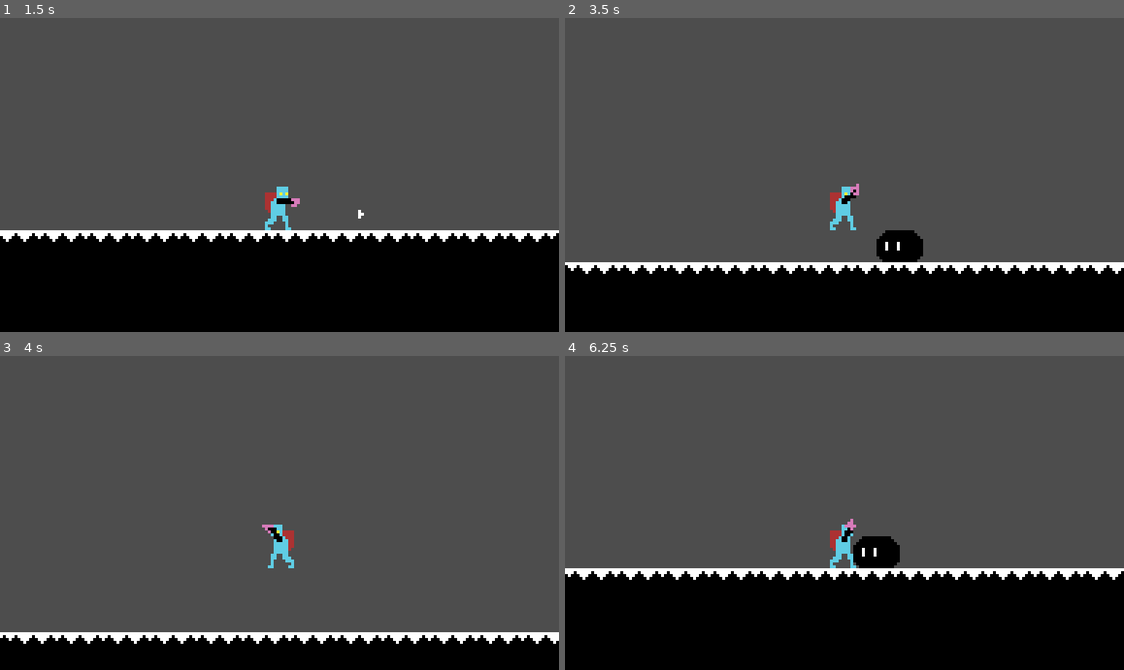
Above: before the commit, frames 1-4 (two rows, left to right).
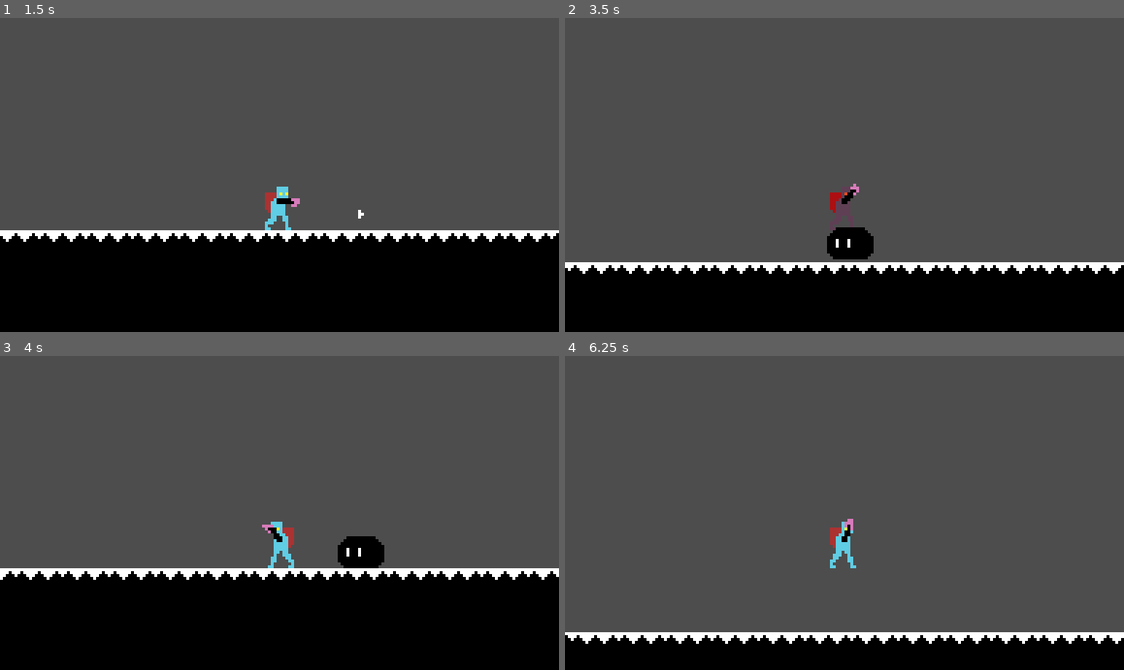
Above: after the commit, the same moments.

Repository: Bbubbee/Qman
Game: Godot game, scene res://scenes/main/main.tscn
The game is run twice, just before and just after one commit, with the same random seed, the same clock (stepped at 60 frames per second) and the same inputs.
Inputs (mouse positions are in pixels of both pictures, inside the frame that each line leads up to):
- Up to frame 1 (1.5 s): move the mouse to (251, 237) at 0.52 s; press the mouse at (251, 237) at 0.53 s; hold D (right) from 0.53 s (still down); tap Space (jump) at 0.77 s; move the mouse to (447, 222) at 1.27 s; release the mouse at (447, 222) at 1.28 s; click (447, 222) at 1.35 s
- Up to frame 2 (3.5 s): tap Space (jump) at 1.52, 3.02 s; move the mouse to (676, 127) at 2.02 s; release D (right) at 2.03 s; press the mouse at (676, 127) at 2.03 s; hold A (left) from 2.03 s (still down); move the mouse to (872, 175) at 2.77 s; release the mouse at (872, 175) at 2.78 s; click (872, 175) at 2.85 s
- Up to frame 3 (4 s): keep holding A (left); move the mouse to (195, 434) at 3.52 s; press the mouse at (195, 434) at 3.53 s; tap Space (jump) at 3.77 s
- Up to frame 4 (6.25 s): move the mouse to (967, 497) at 4.27 s; release A (left) at 4.28 s; release the mouse at (967, 497) at 4.28 s; hold D (right) from 4.28 s (still down); click (967, 497) at 4.35 s; tap Space (jump) at 4.52, 6.02 s; move the mouse to (732, 528) at 5.02 s; press the mouse at (732, 528) at 5.03 s; move the mouse to (900, 443) at 5.77 s; release the mouse at (900, 443) at 5.78 s; click (900, 443) at 5.85 s

Frame 1 is identical in both runs. In frame 2, 2.8% of the frame differs, in the area x 0-100%, y 52-82%; in frame 3, 23%; in frame 4, 23%, in the area x 0-100%, y 51-92%.

Commit message:
added components and damaged state

Diff:
--- /dev/null
+++ b/components/attack_component.gd
@@ -0,0 +1,5 @@
+extends Node2D
+class_name AttackComponent
+
+
+@export var damage: float = 1.0
--- /dev/null
+++ b/components/attack_component.tscn
@@ -0,0 +1,6 @@
+[gd_scene load_steps=2 format=3 uid="uid://y0nu0gji8rea"]
+
+[ext_resource type="Script" path="res://components/attack_component.gd" id="1_00ibc"]
+
+[node name="AttackComponent" type="Node2D"]
+script = ExtResource("1_00ibc")
--- /dev/null
+++ b/components/health_component.gd
@@ -0,0 +1,17 @@
+extends Node2D
+class_name HealthComponent
+
+@export var actor: Node2D
+@export var max_health: float = 5.0
+@onready var health: float = max_health
+
+
+func take_damage(attack: AttackComponent):
+	health -= attack.damage
+
+	if actor:
+		if "attack_incoming" in actor:
+			actor.attack_incoming = attack
+
+	if health <= 0:
+		actor.queue_free()
--- /dev/null
+++ b/components/health_component.tscn
@@ -0,0 +1,6 @@
+[gd_scene load_steps=2 format=3 uid="uid://dv0lxnync3vjn"]
+
+[ext_resource type="Script" path="res://components/health_component.gd" id="1_kla7n"]
+
+[node name="HealthComponent" type="Node2D"]
+script = ExtResource("1_kla7n")
--- a/components/hitbox_component.gd
+++ b/components/hitbox_component.gd
@@ -1,2 +1,10 @@
 extends Area2D
 class_name HitboxComponent
+
+@export var health_component: HealthComponent
+@export var attack_component: AttackComponent
+
+
+func damage(attack: AttackComponent):
+	if health_component:
+		health_component.take_damage(attack)
--- a/project.godot
+++ b/project.godot
@@ -58,6 +58,8 @@
 
 2d_physics/layer_1="world"
 2d_physics/layer_2="player"
+2d_physics/layer_3="enemies"
+2d_physics/layer_4="projectiles"
 
 [rendering]
 
--- a/scenes/enemies/dust_slime.gd
+++ b/scenes/enemies/dust_slime.gd
@@ -1,10 +1,10 @@
 extends CharacterBody2D
-
 
 const SPEED = 20
 const JUMP_VELOCITY = -400.0
 
 @onready var sprite_2d: Sprite2D = $Sprite2D
+@onready var attack_component: AttackComponent = $Components/AttackComponent
 
 # Get the gravity from the project settings to be synced with RigidBody nodes.
 var gravity: int = ProjectSettings.get_setting("physics/2d/default_gravity")
@@ -21,3 +21,8 @@
 
 
 	move_and_slide()
+
+
+func _on_hitbox_component_area_entered(area: Area2D) -> void:
+	if area is HitboxComponent:
+		area.damage(attack_component)
--- a/scenes/enemies/dust_slime.tscn
+++ b/scenes/enemies/dust_slime.tscn
@@ -1,12 +1,20 @@
-[gd_scene load_steps=4 format=3 uid="uid://d2cp54aqb1i3t"]
+[gd_scene load_steps=8 format=3 uid="uid://d2cp54aqb1i3t"]
 
 [ext_resource type="Texture2D" uid="uid://dw4sp6so76tde" path="res://assets/enemies/dust_slime/idle.png" id="1_5a0e7"]
 [ext_resource type="Script" path="res://scenes/enemies/dust_slime.gd" id="1_ph6e0"]
+[ext_resource type="PackedScene" uid="uid://dy1nyvrmak4dq" path="res://components/hitbox_component.tscn" id="3_qroqu"]
+[ext_resource type="PackedScene" uid="uid://dv0lxnync3vjn" path="res://components/health_component.tscn" id="4_5ttq6"]
+[ext_resource type="Script" path="res://components/attack_component.gd" id="5_up3yd"]
 
 [sub_resource type="CircleShape2D" id="CircleShape2D_cby8d"]
 radius = 7.0
 
+[sub_resource type="CapsuleShape2D" id="CapsuleShape2D_0f5wu"]
+radius = 7.0
+height = 14.0
+
 [node name="DustSlime" type="CharacterBody2D"]
+collision_layer = 0
 script = ExtResource("1_ph6e0")
 
 [node name="CollisionShape2D" type="CollisionShape2D" parent="."]
@@ -15,3 +23,24 @@
 
 [node name="Sprite2D" type="Sprite2D" parent="."]
 texture = ExtResource("1_5a0e7")
+
+[node name="Components" type="Node2D" parent="."]
+
+[node name="HitboxComponent" parent="Components" node_paths=PackedStringArray("health_component") instance=ExtResource("3_qroqu")]
+collision_layer = 4
+collision_mask = 3
+health_component = NodePath("../HealthComponent")
+
+[node name="Collider" parent="Components/HitboxComponent" index="0"]
+position = Vector2(0, 1)
+shape = SubResource("CapsuleShape2D_0f5wu")
+
+[node name="HealthComponent" parent="Components" node_paths=PackedStringArray("actor") instance=ExtResource("4_5ttq6")]
+actor = NodePath("../..")
+
+[node name="AttackComponent" type="Node2D" parent="Components"]
+script = ExtResource("5_up3yd")
+
+[connection signal="area_entered" from="Components/HitboxComponent" to="." method="_on_hitbox_component_area_entered"]
+
+[editable path="Components/HitboxComponent"]
--- a/scenes/player/actions/gust.gd
+++ b/scenes/player/actions/gust.gd
@@ -3,8 +3,20 @@
 
 @export var speed = 125.0
 var direction: Vector2
+@onready var attack_component: AttackComponent = $AttackComponent
 
 
 func _physics_process(delta: float) -> void:
 	global_position += (speed * direction) * delta
 	rotation = direction.angle()
+
+
+func _on_body_entered(body: Node2D) -> void:
+	queue_free()
+
+
+func _on_area_entered(area: Area2D) -> void:
+	if area is HitboxComponent:
+		area.damage(attack_component)
+
+	queue_free()
--- a/scenes/player/actions/gust.tscn
+++ b/scenes/player/actions/gust.tscn
@@ -1,12 +1,28 @@
-[gd_scene load_steps=2 format=3 uid="uid://bn0vy17ie83yo"]
+[gd_scene load_steps=4 format=3 uid="uid://bn0vy17ie83yo"]
 
 [ext_resource type="Script" path="res://scenes/player/actions/gust.gd" id="1_5wq1s"]
+[ext_resource type="PackedScene" uid="uid://y0nu0gji8rea" path="res://components/attack_component.tscn" id="2_map46"]
 
-[node name="Gust" type="Node2D"]
+[sub_resource type="CapsuleShape2D" id="CapsuleShape2D_78klv"]
+radius = 0.5
+height = 2.0
+
+[node name="Gust" type="Area2D"]
 scale = Vector2(2, 2)
+collision_layer = 8
+collision_mask = 5
 script = ExtResource("1_5wq1s")
 speed = 350.0
+
+[node name="CollisionShape2D" type="CollisionShape2D" parent="."]
+position = Vector2(0.5, 0)
+shape = SubResource("CapsuleShape2D_78klv")
 
 [node name="Polygon2D" type="Polygon2D" parent="."]
 polygon = PackedVector2Array(0, -1, 1, 0, 0, 1)
 metadata/_edit_lock_ = true
+
+[node name="AttackComponent" parent="." instance=ExtResource("2_map46")]
+
+[connection signal="area_entered" from="." to="." method="_on_area_entered"]
+[connection signal="body_entered" from="." to="." method="_on_body_entered"]
--- /dev/null
+++ b/scenes/player/damaged.gd
@@ -0,0 +1,11 @@
+extends State
+
+
+func enter():
+	actor.animator.play("hurt")
+	actor.attack_incoming = null
+
+
+func process(delta: float) -> void:
+	if not actor.animator.is_playing():
+		transition.emit(self, "move")
--- a/scenes/player/jump.gd
+++ b/scenes/player/jump.gd
@@ -3,7 +3,7 @@
 @export var jump_height: float = 200
 
 
-func physics_process(delta: float) -> void:
+func physics_process(_delta: float) -> void:
 	actor.velocity.y = -jump_height
 
 	transition.emit(self, "move")
--- a/scenes/player/move.gd
+++ b/scenes/player/move.gd
@@ -1,4 +1,9 @@
 extends State
+
+
+
+func enter():
+	actor.animator.play("idle")
 
 
 func physics_process(delta: float):
@@ -19,6 +24,9 @@
 	if not actor.is_on_floor():
 		actor.velocity.y += actor.gravity * delta
 
+	if actor.attack_incoming:
+		transition.emit(self, "damaged")
+
 
 
 func on_input(event: InputEvent):
--- a/scenes/player/player.gd
+++ b/scenes/player/player.gd
@@ -3,13 +3,19 @@
 
 
 const SPEED = 200.0
-const JUMP_VELOCITY = -250.0
 
 @onready var arm_pivot: Marker2D = $ArmPivot
 @onready var state_machine: Node = $StateMachine
 @onready var attack_state_machine: Node = $AttackStateMachine
 @onready var sprite: Sprite2D = $Sprite
 @onready var bullet_marker: Marker2D = $ArmPivot/BulletMarker
+@onready var animator: AnimationPlayer = $Animator
+
+signal damaged
+
+var attack_incoming: AttackComponent
+	# Used to determine when to go to the damaged state.
+	# Made true in health component.
 
 # Get the gravity from the project settings to be synced with RigidBody nodes.
 var gravity: int = ProjectSettings.get_setting("physics/2d/default_gravity")
--- a/scenes/player/player.tscn
+++ b/scenes/player/player.tscn
@@ -8,6 +8,9 @@
 [ext_resource type="Script" path="res://scenes/player/move.gd" id="6_cqvk3"]
 [ext_resource type="Script" path="res://scenes/player/aim.gd" id="7_kie8v"]
 [ext_resource type="Script" path="res://scenes/player/jump.gd" id="7_tk513"]
+[ext_resource type="Script" path="res://scenes/player/damaged.gd" id="8_8xkh7"]
+[ext_resource type="PackedScene" uid="uid://dv0lxnync3vjn" path="res://components/health_component.tscn" id="9_x8egt"]
+[ext_resource type="PackedScene" uid="uid://dy1nyvrmak4dq" path="res://components/hitbox_component.tscn" id="10_6gnjj"]
 
 [sub_resource type="CapsuleShape2D" id="CapsuleShape2D_036ok"]
 radius = 4.0
@@ -27,6 +30,18 @@
 "update": 1,
 "values": [1]
 }
+tracks/1/type = "value"
+tracks/1/imported = false
+tracks/1/enabled = true
+tracks/1/path = NodePath("Sprite:modulate")
+tracks/1/interp = 1
+tracks/1/loop_wrap = true
+tracks/1/keys = {
+"times": PackedFloat32Array(0),
+"transitions": PackedFloat32Array(1),
+"update": 0,
+"values": [Color(1, 1, 1, 1)]
+}
 
 [sub_resource type="Animation" id="Animation_qrxqo"]
 resource_name = "idle"
@@ -45,17 +60,39 @@
 "values": [0, 1]
 }
 
+[sub_resource type="Animation" id="Animation_oquhl"]
+resource_name = "hurt"
+length = 0.4
+tracks/0/type = "value"
+tracks/0/imported = false
+tracks/0/enabled = true
+tracks/0/path = NodePath("Sprite:modulate")
+tracks/0/interp = 1
+tracks/0/loop_wrap = true
+tracks/0/keys = {
+"times": PackedFloat32Array(0, 0.1, 0.4),
+"transitions": PackedFloat32Array(1, 1, 1),
+"update": 0,
+"values": [Color(1, 1, 1, 1), Color(1, 0.168627, 0.239216, 1), Color(1, 1, 1, 1)]
+}
+
 [sub_resource type="AnimationLibrary" id="AnimationLibrary_ay21g"]
 _data = {
 "RESET": SubResource("Animation_8swt7"),
+"hurt": SubResource("Animation_oquhl"),
 "idle": SubResource("Animation_qrxqo")
 }
+
+[sub_resource type="CapsuleShape2D" id="CapsuleShape2D_2dvcn"]
+radius = 4.0
+height = 16.0
 
 [node name="Player" type="CharacterBody2D"]
 collision_layer = 2
 script = ExtResource("1_c4p7c")
 
 [node name="CollisionShape" type="CollisionShape2D" parent="."]
+visible = false
 shape = SubResource("CapsuleShape2D_036ok")
 metadata/_edit_lock_ = true
 
@@ -101,9 +138,28 @@
 [node name="Jump" type="Node" parent="StateMachine"]
 script = ExtResource("7_tk513")
 
+[node name="Damaged" type="Node" parent="StateMachine"]
+script = ExtResource("8_8xkh7")
+
 [node name="AttackStateMachine" type="Node" parent="." node_paths=PackedStringArray("initial_state")]
 script = ExtResource("4_rnkx0")
 initial_state = NodePath("Aim")
 
 [node name="Aim" type="Node" parent="AttackStateMachine"]
 script = ExtResource("7_kie8v")
+
+[node name="Components" type="Node2D" parent="."]
+
+[node name="HealthComponent" parent="Components" node_paths=PackedStringArray("actor") instance=ExtResource("9_x8egt")]
+actor = NodePath("../..")
+
+[node name="HitboxComponent" parent="Components" node_paths=PackedStringArray("health_component") instance=ExtResource("10_6gnjj")]
+visible = false
+collision_layer = 2
+collision_mask = 5
+health_component = NodePath("../HealthComponent")
+
+[node name="Collider" parent="Components/HitboxComponent" index="0"]
+shape = SubResource("CapsuleShape2D_2dvcn")
+
+[editable path="Components/HitboxComponent"]
--- a/scenes/player/state.gd
+++ b/scenes/player/state.gd
@@ -20,3 +20,20 @@
 
 func on_input(_event: InputEvent):
 	pass
+
+
+"""
+	What's my problem?
+		How do I signal the damaged state that the player has taken damage?
+
+	Possible solutions.
+		Have a variable called take_damage. Set it to true when HealthComponent loses health.
+		Check if its true within the states. If it is, go to damaged state.
+		PROBLEM:
+			What if I want to pass an AttackComponent? I want to access the variables within an attack
+			component like knockback etc.
+
+			I could change the variable to getting_attacked : AttackComponent.
+			Then if it's true (if it exists) go to the attacked state. You have access to the attack
+			in actor.
+"""
Not shown: 1 places in scenes/player/player.tscn that only renumber resources
